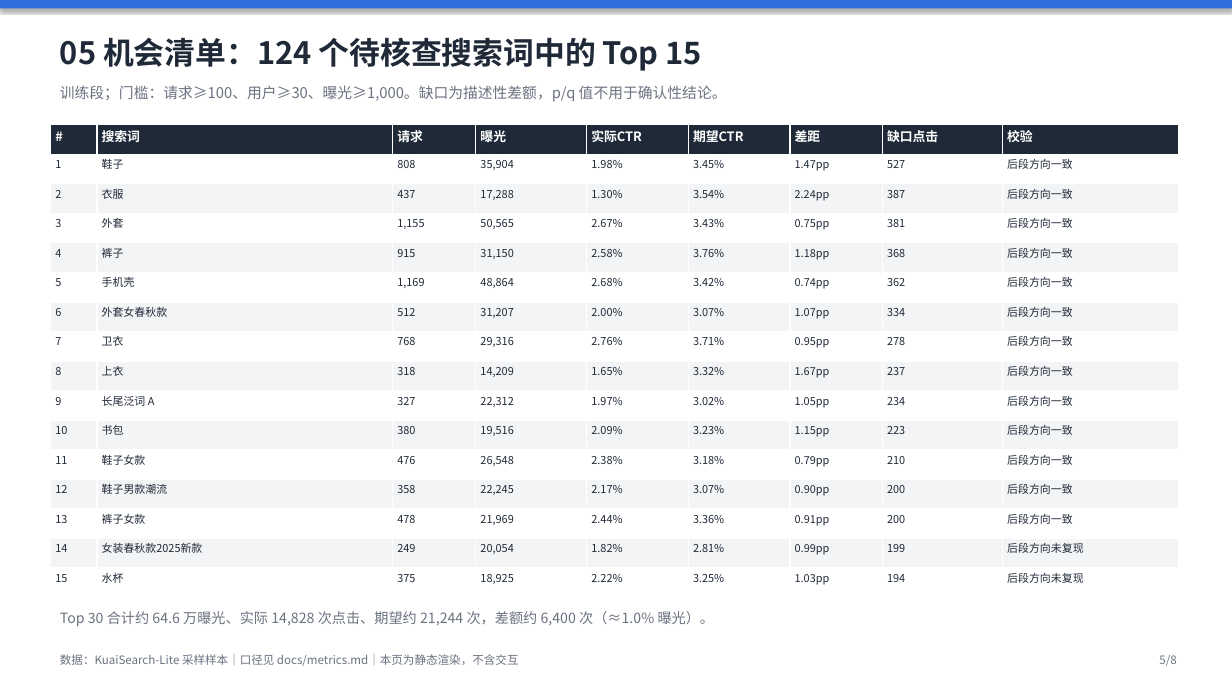
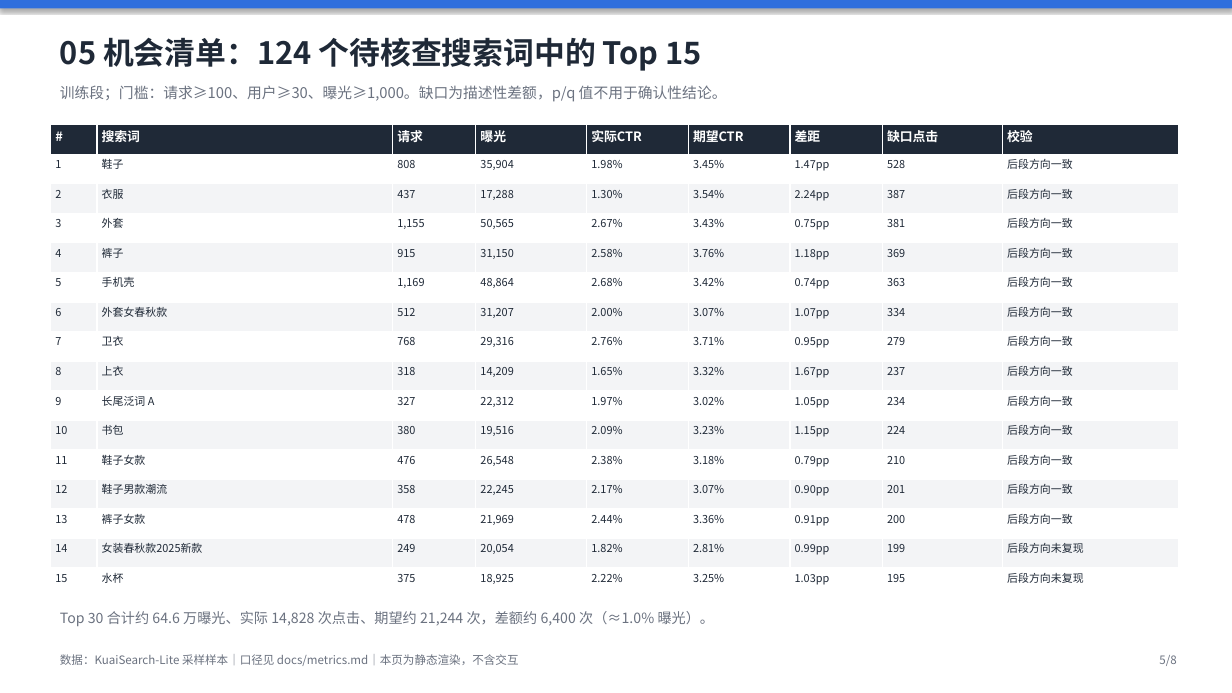
Before and after one commit to wsirui512-ops/kuaisearch-search-ops, a slide deck: slide 5 of dashboards/静态看板.pptx. Drawn at 1232x693 pixels with LibreOffice and Linux fonts; fonts in the diff are those of the drawing. Boxes give left, top, right and bottom in pixels: in the first picture for what was removed or moved away, otherwise in the second. Text is boxed around its words. In the diff, an @@ line names an element or a change of style, - is before the commit and + after.

Commit message:
feat: generated report, dual validation baselines and release contracts
- report tables now generated from outputs_public (build_report.py), with a single
  experiment contract shared by report, preview, deck and tests
- add category_comparison / validation_baselines / opportunity_triage exports and
  document them; mark the 30-row labels as unverified pending provenance
- dashboard_contract binds PNG/PDF to input hashes; publish.py stages and rolls back
  bundle replacement; add release-safety and verification tests
- fix Windows temp-dir cleanup in publish, deck python-pptx lookup, and README tree

```diff
--- a/dashboards/静态看板.pptx
+++ b/dashboards/静态看板.pptx
@@ table at (51,125,1178,598) @@
-row 2, column 8: 527
+row 2, column 8: 528
-row 5, column 8: 368
+row 5, column 8: 369
-row 6, column 8: 362
+row 6, column 8: 363
-row 8, column 8: 278
+row 8, column 8: 279
-row 11, column 8: 223
+row 11, column 8: 224
-row 13, column 8: 200
+row 13, column 8: 201
-row 16, column 8: 194
+row 16, column 8: 195
```
Also in this commit, not shown: 6 other slides changed, 58 other files.
